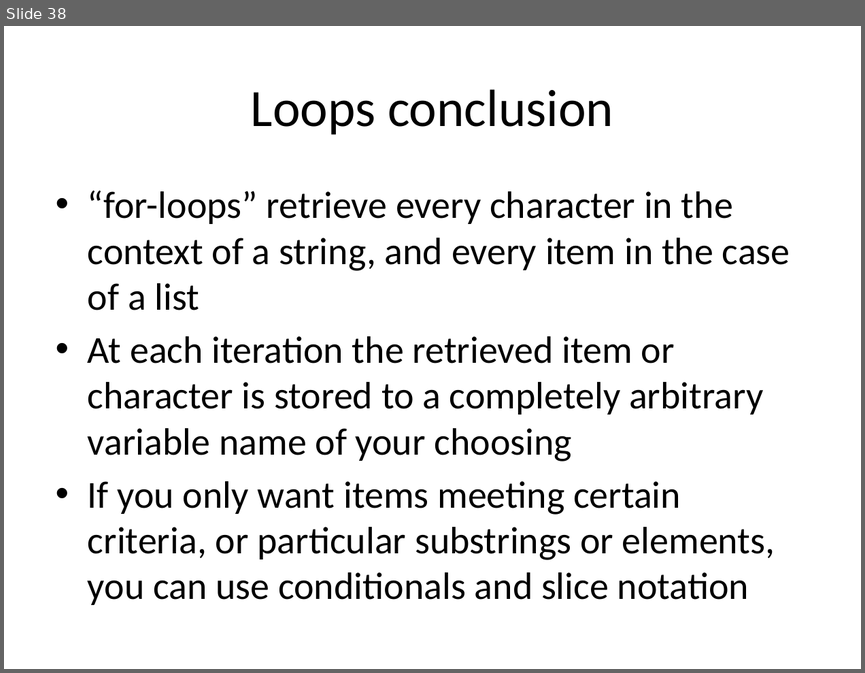
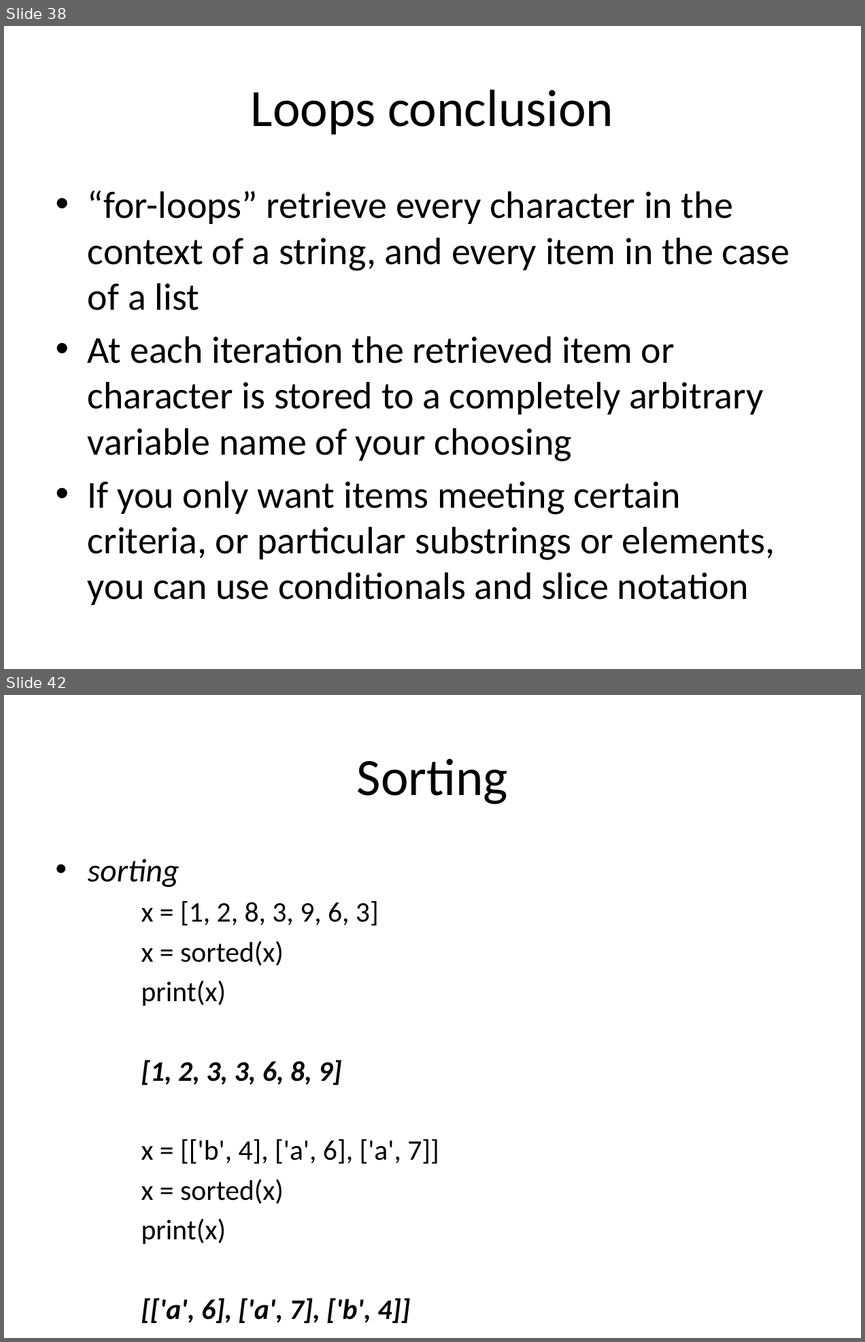
Before and after one commit to GSBS-Bootstrappers/bootstrappers-courses, a slide deck: python1/Python_I/Python I.pptx. Shown one above the other, each under a label of ours: slide 38 before the commit, slides 38 and 42 after it; the slides between them are not shown. The pictures are 865x673 and 865x1342 pixels, drawn with LibreOffice and Linux fonts; fonts in the diff are those of the drawing. Boxes give left, top, right and bottom in pixels: in the first picture for what was removed or moved away, otherwise in the second. Text is boxed around its words. In the diff, an @@ line names an element or a change of style, - is before the commit and + after.

```diff
--- a/python1/Python_I/Python I.pptx
+++ b/python1/Python_I/Python I.pptx
@@ slide 42 added at (4, 695, 861, 1338), background #FFFFFF @@
@@ title added at (357, 758, 508, 804), 44 pt, text #000000 @@
+Sorting
@@ text added at (88, 859, 439, 1323), 23.8 pt, text #000000 @@
+• sorting
+  x = [1, 2, 8, 3, 9, 6, 3]
+  x = sorted(x)
+  print(x)
+  [1, 2, 3, 3, 6, 8, 9]
+  x = [['b', 4], ['a', 6], ['a', 7]]
+  x = sorted(x)
+  print(x)
+  [['a', 6], ['a', 7], ['b', 4]]
```
Also in this commit, not shown: 8 other slides added, 1 other file.
